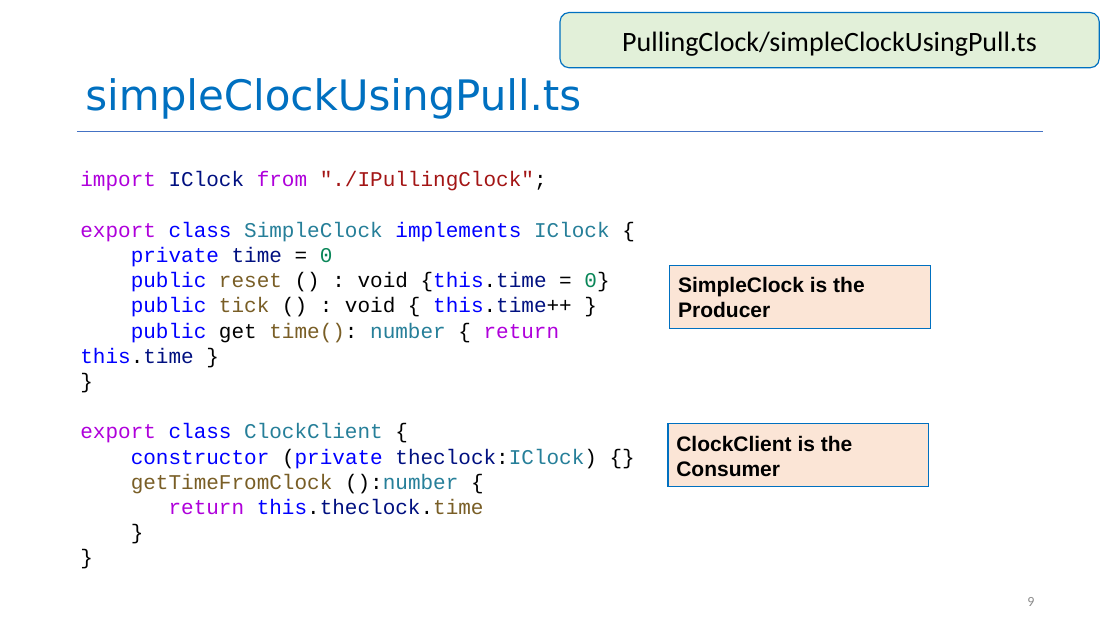
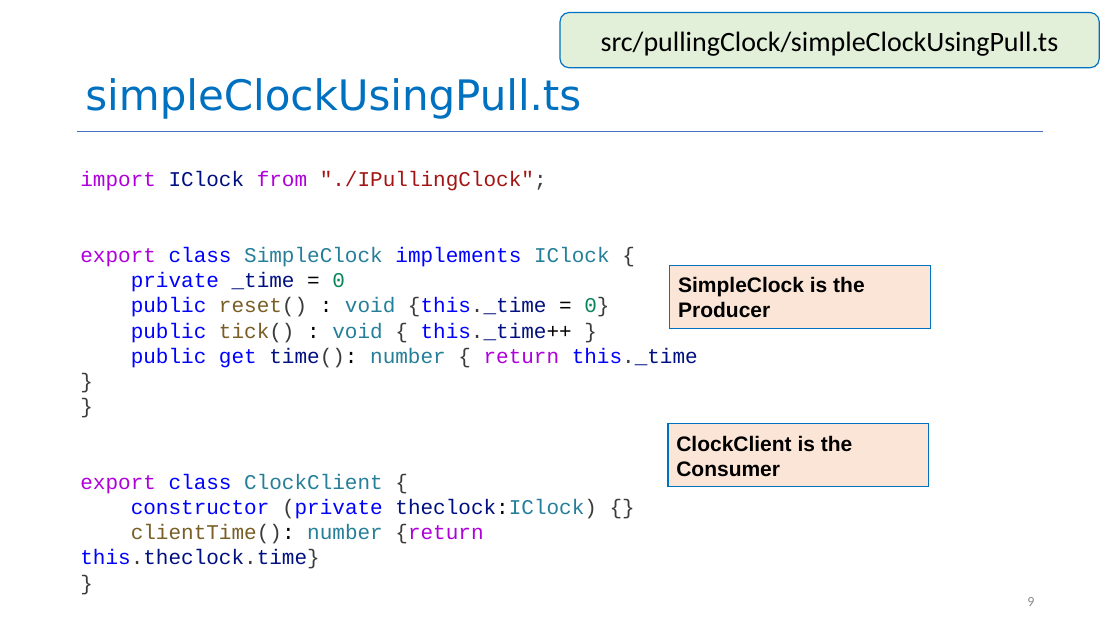
Before and after one commit to yashburshe/CS4530-Fall-2025, a slide deck: slide 9 of Slides/Module 05 Interaction-Level Design Patterns.pptx. Drawn at 1120x630 pixels with LibreOffice and Linux fonts; fonts in the diff are those of the drawing. Boxes give left, top, right and bottom in pixels: in the first picture for what was removed or moved away, otherwise in the second. Text is boxed around its words. In the diff, an @@ line names an element or a change of style, - is before the commit and + after.

```diff
--- a/Slides/Module 05 Interaction-Level Design Patterns.pptx
+++ b/Slides/Module 05 Interaction-Level Design Patterns.pptx
@@ text in rounded rectangle at bbox=[601, 31, 1059, 56]: text changed @@
-PullingClock/simpleClockUsingPull.ts
+src/pullingClock/simpleClockUsingPull.ts
@@ text at bbox=[80, 171, 698, 569]: paragraph removed @@
-}
@@ text at bbox=[80, 171, 610, 519]: text colour #000000 to #3B3B3B in ""./IPullingClock";", "{", "}", "{" and 2 more places @@
@@ text at bbox=[131, 272, 698, 368]: text changed @@
-private time = 0
-public reset () : void {this.time = 0}
-public tick () : void { this.time++ }
-public get time(): number { return this.time }
+private _time = 0
+public reset() : void {this._time = 0}
+public tick() : void { this._time++ }
+public get time(): number { return this._time }
@@ text at bbox=[80, 524, 483, 569]: text changed; text colour #795E26 to #001080 @@
-getTimeFromClock ():number {
-return this.theclock.time
+clientTime(): number {return this.theclock.time}
```
Also in this commit, not shown: 14 other slides changed, 2 slides added, 1 other file.
